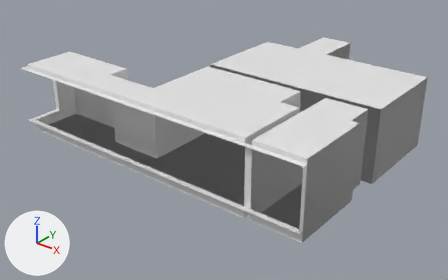
What one commit did to the glTF model web/public/gltf/apto01.glb.
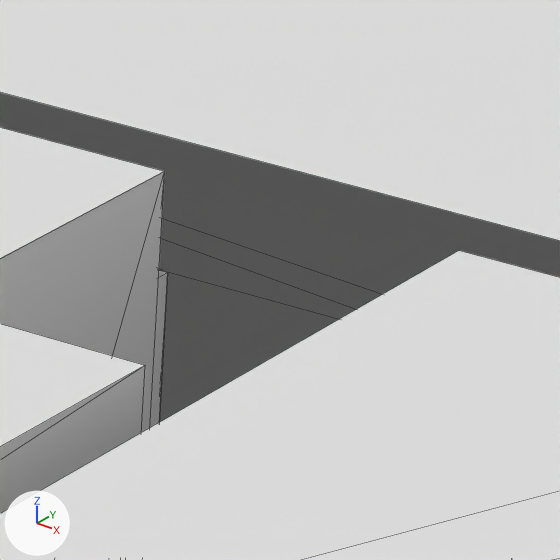
Old and new are each drawn whole from a camera (50 mm lens) standing at (19.47, -11.92, 9.97) and looking at (6.39, 4.43, -0.17) and again close up on the part from 64% to 75% of the width and 27% to 44% of the height. Lighting does not change. The marker at lower left points along +X, +Y and +Z. The close-ups show mesh edges as thin lines.

The first close-up shows 'IfcCovering/PIN-0100', 'IfcCovering/PIN-0101', 'IfcCovering/PIN-0102', 'IfcCovering/PIN-0200', 'IfcCovering/PIN-0300', 'IfcCovering/REV-0200', 'IfcDoor/POR-02'.
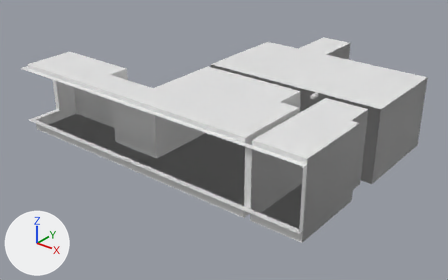
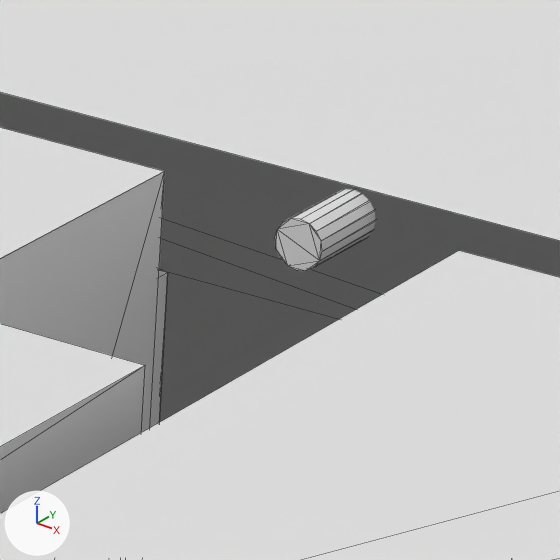
Where the change shows, as pixel boxes (x1, y1, x2, y2) in the close-ups (560 x 560 px):
'IfcPipeSegment/DUT-0101', added
    after: (275, 189, 376, 271)

Diff of the bpy script that builds the scene:
```diff
--- a/web/public/gltf/apto01.glb.py
+++ b/web/public/gltf/apto01.glb.py
@@ me_15_17158 @@
+me_15_17158.from_pydata(...)  # 32 vertices, 60 faces; spans x -0.08..0.08, y 0.0..2.1, z -0.08..0.07
@@ ob_ifcpipesegment_dut_0101 @@
+ob_ifcpipesegment_dut_0101 = bpy.data.objects.new('IfcPipeSegment/DUT-0101', me_15_17158)
+ob_ifcpipesegment_dut_0101.location = (10.095, 4.31, 2.515)
```
